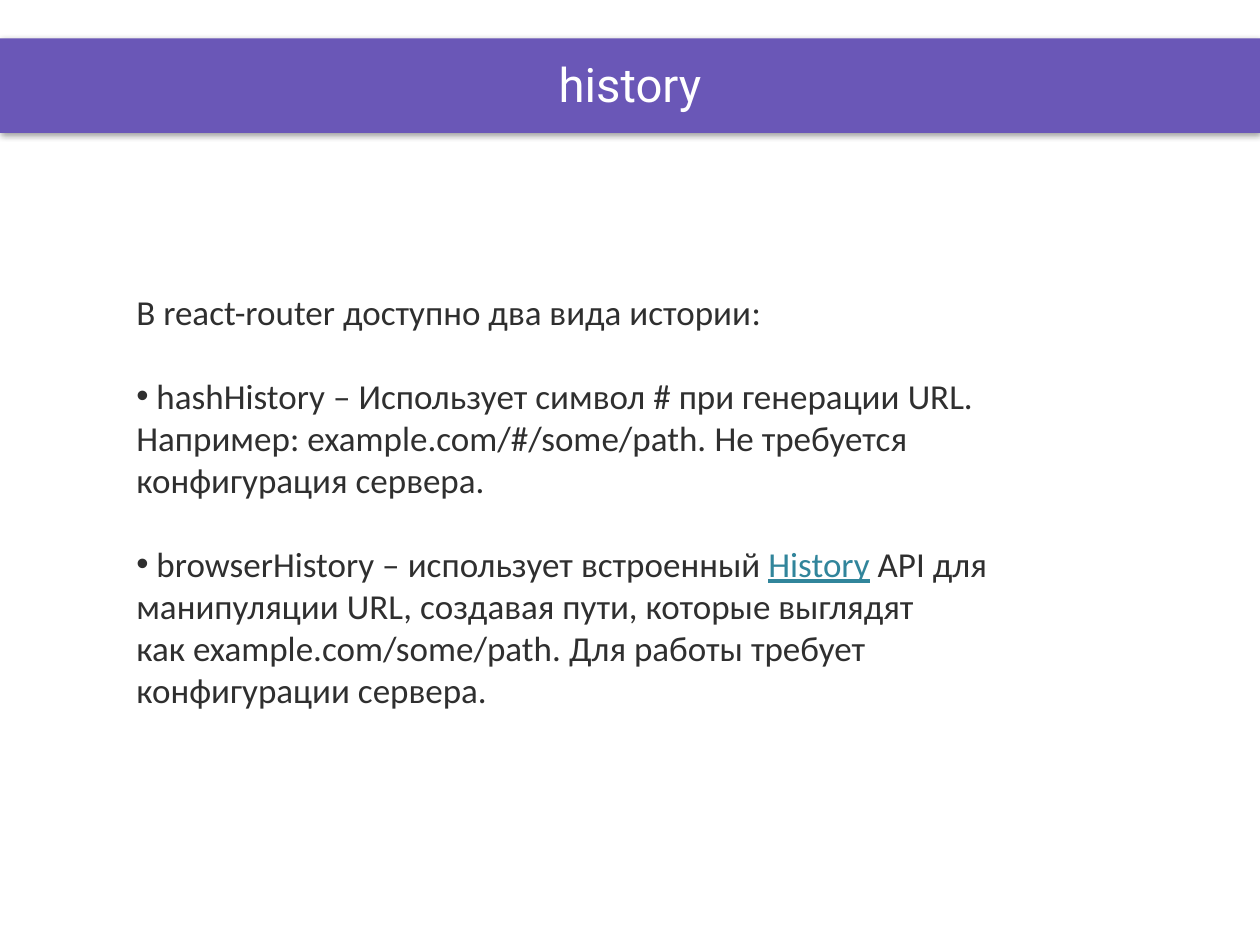
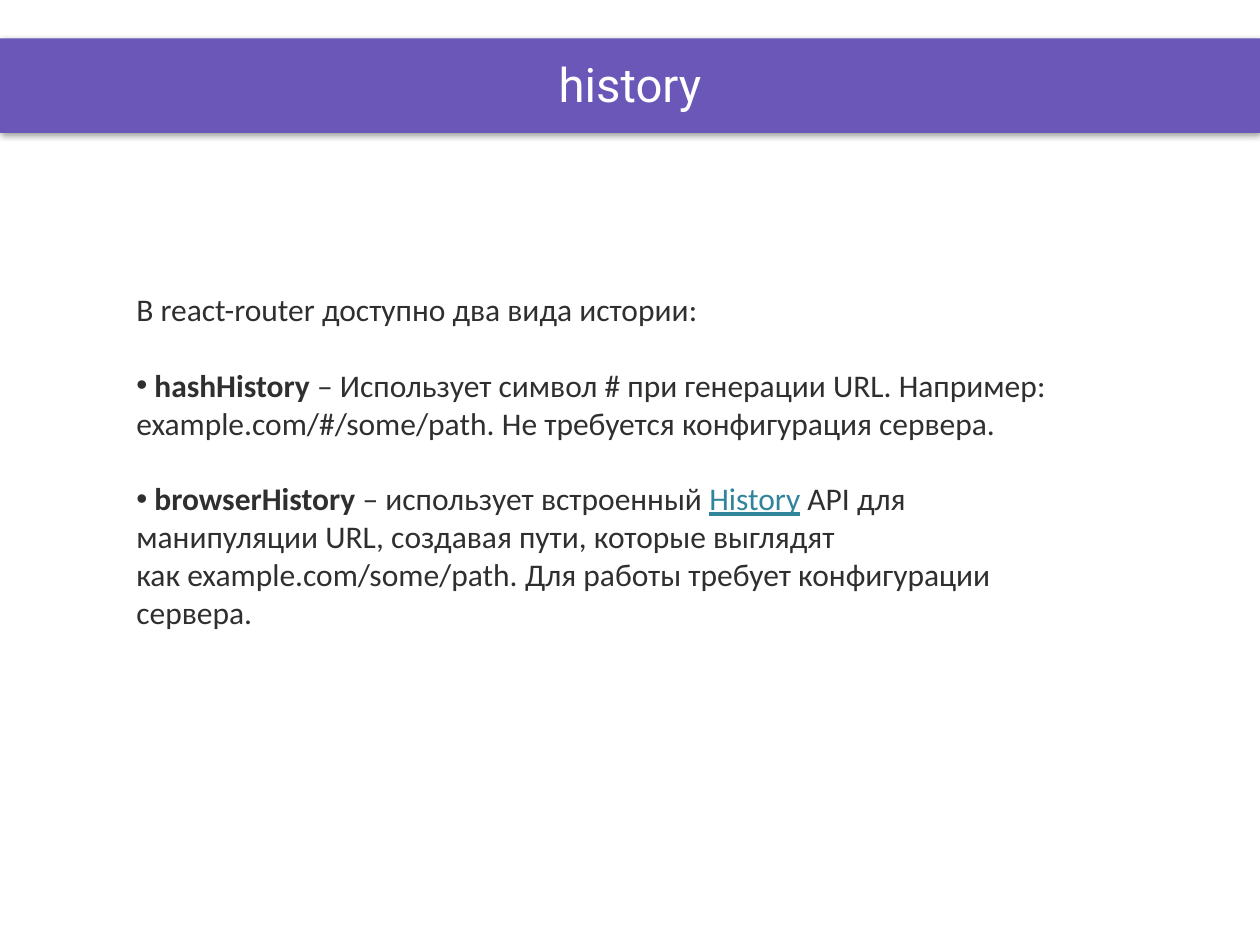
Before and after one commit to OleksandrPetryk/ignite, a slide deck: slide 4 of React/lesson_24/Presentation/React_routing.pptx. Drawn at 1260x945 pixels with LibreOffice and Linux fonts; fonts in the diff are those of the drawing; background and template pictures are left out. Boxes give left, top, right and bottom in pixels: in the first picture for what was removed or moved away, otherwise in the second. Text is boxed around its words. In the diff, an @@ line names an element or a change of style, - is before the commit and + after.

```diff
--- a/React/lesson_24/Presentation/React_routing.pptx
+++ b/React/lesson_24/Presentation/React_routing.pptx
@@ text "В react-router доступно два вида ..." at [136, 300, 1046, 629]: size 20 to 18 pt; bold on in "hashHistory", "browserHistory" @@
```
Also in this commit, not shown: 3 other slides changed, 46 other files.
